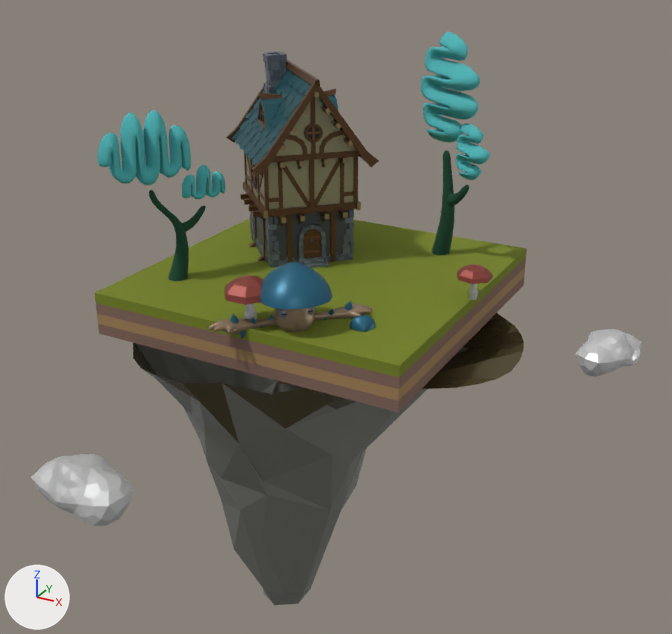
The glTF model apps/web/public/models/isla/isla.gltf as it was, and as the next commit left it.
The view is the same before and after, from a 50 mm lens placed at (4.1, -7.21, 3.14), pointed at (0.26, -0.23, -0.35). Every picture has the same lights, and +X, +Y and +Z are marked at lower left. The older version comes first. Where no turn or scale is listed for an object, it has been applied to the vertices.

In view in the first picture: 'Block_Grass', 'Cloud1', 'Cloud1.001', 'House_1', 'Mountain_Single', 'Mushroom', 'Mushroom.001', 'Mushroom.002', 'MushroomKing', 'Tree_Floating_2', 'Tree_Floating_3'.
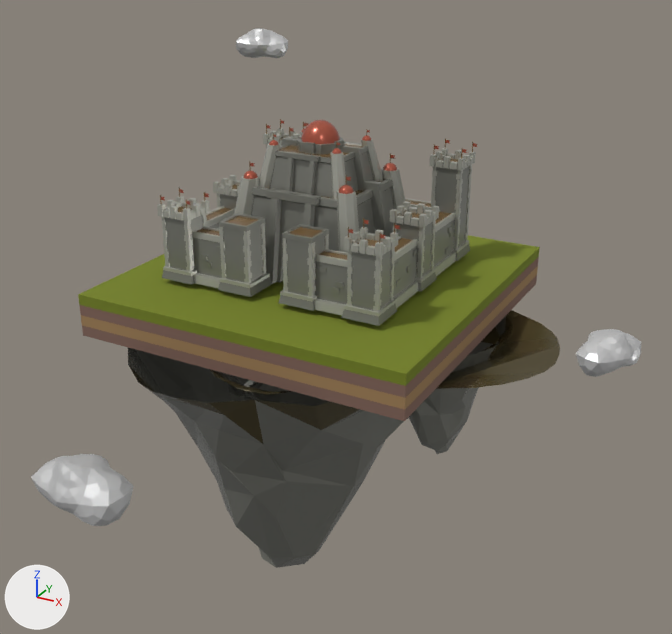
Not drawn themselves, but carrying or shaping drawn objects: ob_top_0, ob_under_1, ob_rootnode_001, ob_7hyr2s9jvi_center, ob_rootnode_002, ob_rootnode_004, ob_rootnode_005, ob_rootnode_006.

What differs and where, as boxes (x1, y1, x2, y2) in the pictures (672 x 634 px):
'Block_Grass', surface changed, rescaled: before (95, 218, 527, 412); after (78, 235, 540, 421)
'Wonder_SecondAge_Level3', added: after (157, 119, 478, 326)
'Mountain_Single', moved, turned, rescaled: before (133, 313, 524, 605); after (128, 310, 560, 568)
'House_1', deleted: before (226, 51, 379, 268)
'Tree_Floating_2', deleted: before (420, 32, 490, 255)
'Tree_Floating_3', deleted (cyan): before (97, 110, 225, 281)
'Mountain_Group_2', added: after (209, 315, 513, 454)
'Cloud1', moved: (31, 454, 134, 526) in both
'MushroomKing', deleted: before (209, 262, 372, 385)
'Cloud1.001', moved: (576, 329, 641, 377) in both
'Cloud1.002', added: after (236, 28, 288, 58)
'Mushroom.001', deleted: before (224, 275, 263, 319)
'Mushroom.002', deleted: before (457, 264, 493, 300)
'Mushroom', deleted: before (350, 303, 375, 332)

The change, as a diff of the scene's bpy script:
```diff
--- a/apps/web/public/models/isla/isla.gltf.py
+++ b/apps/web/public/models/isla/isla.gltf.py
@@ img_atlas_0 @@
-img_atlas_0 = load_image('atlas-0', 'baseColor_1.png', 32, 32, 'sRGB')
+img_atlas_0 = load_image('atlas-0', 'baseColor.png', 32, 32, 'sRGB')
@@ mat_wood @@
 mat_wood = principled_material('Wood')
-mat_wood.base_color = (0.122, 0.0548, 0.0193)  # brown #624226
+mat_wood.base_color = (0.246, 0.144, 0.0538)  # brown #886a42
 mat_wood.metallic = 0.4
-mat_wood.roughness = 0.415
+mat_wood.roughness = 0.272
@@ mat_stone_light @@
 mat_stone_light = principled_material('Stone_Light')
-mat_stone_light.base_color = (0.177, 0.211, 0.231)  # grey #757f84
+mat_stone_light.base_color = (0.454, 0.458, 0.399)  # grey #b4b4a9
 mat_stone_light.metallic = 0.4
-mat_stone_light.roughness = 0.415
+mat_stone_light.roughness = 0.272
@@ ob_top_0 @@
 ob_top_0.location = (0.0, 0.0, -0.4)
-ob_top_0.scale = (1.5, 1.5, 0.2)
+ob_top_0.scale = (1.6, 1.6, 0.2)
@@ ob_under_1 @@
 ob_under_1.parent = ob_island
-ob_under_1.location = (0.1, 0.0, -0.38)
-ob_under_1.rotation_euler = (3.142, 0.0, 0.349)  # degrees (180, 0, 20)
-ob_under_1.scale = (2.4, 3.0, 2.6)
+ob_under_1.location = (0.0, 0.0, -0.38)
+ob_under_1.rotation_euler = (3.142, 0.0, 0.0)  # degrees (180, 0, 0)
+ob_under_1.scale = (1.0, 1.4, 1.0)
@@ ob_7hyr2s9jvi_center @@
 ob_7hyr2s9jvi_center = bpy.data.objects.new('7HYR2s9JVi-center', None)
-ob_7hyr2s9jvi_center.parent = ob_under_1
+ob_7hyr2s9jvi_center.parent = ob_under_2
 ob_7hyr2s9jvi_center.location = (0.207, 0.0218, 0.0383)
@@ ob_rootnode_001 @@
 ob_rootnode_001 = bpy.data.objects.new('RootNode.001', None)
-ob_rootnode_001.parent = ob_7hyr2s9jvi_center
+ob_rootnode_001.parent = ob_a52gseeq8x_center
 ob_rootnode_001.location = (0.0, 0.0, 0.0)
@@ ob_mountain_single @@
 ob_mountain_single = bpy.data.objects.new('Mountain_Single', me_mountain_single)
-ob_mountain_single.parent = ob_rootnode_001
+ob_mountain_single.parent = ob_rootnode_002
 ob_mountain_single.location = (0.0, 0.0, 0.0)
@@ ob_rootnode_002 @@
 ob_rootnode_002 = bpy.data.objects.new('RootNode.002', None)
-ob_rootnode_002.parent = ob_bh2xhwunmf_center
+ob_rootnode_002.parent = ob_7hyr2s9jvi_center
 ob_rootnode_002.location = (0.0, 0.0, 0.0)
@@ ob_house_1 @@
-ob_house_1 = bpy.data.objects.new('House_1', me_house_1)
@@ ob_tree_floating_2 @@
-ob_tree_floating_2 = bpy.data.objects.new('Tree_Floating_2', me_tree_floating_2)
@@ ob_rootnode_004 @@
 ob_rootnode_004 = bpy.data.objects.new('RootNode.004', None)
-ob_rootnode_004.parent = ob_tj2fepl8eu_center
+ob_rootnode_004.parent = ob_kdfnovn1gf_center
 ob_rootnode_004.location = (0.0, 0.0, 0.0)
@@ ob_tree_floating_3 @@
-ob_tree_floating_3 = bpy.data.objects.new('Tree_Floating_3', me_tree_floating_3)
@@ ob_rootnode_005 @@
 ob_rootnode_005 = bpy.data.objects.new('RootNode.005', None)
-ob_rootnode_005.parent = ob_fybehz28nn_center
+ob_rootnode_005.parent = ob_kdfnovn1gf_center_001
 ob_rootnode_005.location = (0.0, 0.0, 0.0)
@@ ob_rootnode_006 @@
 ob_rootnode_006 = bpy.data.objects.new('RootNode.006', None)
-ob_rootnode_006.parent = ob_grnftziu8u_center
+ob_rootnode_006.parent = ob_kdfnovn1gf_center_002
 ob_rootnode_006.location = (0.0, 0.0, 0.0)
@@ ob_mushroomking @@
-ob_mushroomking = bpy.data.objects.new('MushroomKing', me_mushroomking)
@@ ob_mushroom @@
-ob_mushroom = bpy.data.objects.new('Mushroom', me_mushroom)
@@ ob_mushroom_001 @@
-ob_mushroom_001 = bpy.data.objects.new('Mushroom.001', me_mushroom_001)
@@ ob_mushroom_002 @@
-ob_mushroom_002 = bpy.data.objects.new('Mushroom.002', me_mushroom_001)
@@ ob_cloud1 @@
 ob_cloud1 = bpy.data.objects.new('Cloud1', me_cloud1)
-ob_cloud1.parent = ob_rootnode_009
+ob_cloud1.parent = ob_rootnode_004
 ob_cloud1.location = (0.0, 0.0, 0.0)
@@ ob_cloud1_001 @@
 ob_cloud1_001 = bpy.data.objects.new('Cloud1.001', me_cloud1)
-ob_cloud1_001.parent = ob_rootnode_010
+ob_cloud1_001.parent = ob_rootnode_005
 ob_cloud1_001.location = (0.0, 0.0, 0.0)
@@ ob_kdfnovn1gf_center_002 @@
+ob_kdfnovn1gf_center_002 = bpy.data.objects.new('KdFNOVn1Gf-center.002', None)
+ob_kdfnovn1gf_center_002.parent = ob_cloud_6
+ob_kdfnovn1gf_center_002.location = (0.0129, 0.00315, 0.828)
@@ ob_cloud_6 @@
+ob_cloud_6 = bpy.data.objects.new('cloud-6', None)
+ob_cloud_6.parent = ob_island
+ob_cloud_6.location = (-1.8, 1.8, 1.6)
+ob_cloud_6.rotation_euler = (0.0, 0.0, 0.349)  # degrees (0, 0, 20)
+ob_cloud_6.scale = (0.2, 0.2, 0.2)
@@ ob_under_2 @@
+ob_under_2 = bpy.data.objects.new('under-2', None)
+ob_under_2.parent = ob_island
+ob_under_2.location = (0.3, -0.2, -0.38)
+ob_under_2.rotation_euler = (3.142, 0.0, 0.524)  # degrees (180, 0, 30)
+ob_under_2.scale = (2.6, 2.8, 2.0)
@@ ob_a52gseeq8x_center @@
+ob_a52gseeq8x_center = bpy.data.objects.new('a52gSEEq8X-center', None)
+ob_a52gseeq8x_center.parent = ob_under_1
+ob_a52gseeq8x_center.location = (0.0808, 0.401, 0.0383)
@@ ob_cloud1_002 @@
+ob_cloud1_002 = bpy.data.objects.new('Cloud1.002', me_cloud1)
+ob_cloud1_002.parent = ob_rootnode_006
+ob_cloud1_002.location = (0.0, 0.0, 0.0)
+ob_cloud1_002.rotation_euler = (-1.571, 0.0, 0.0)  # degrees (-90, 0, 0)
+ob_cloud1_002.scale = (100.0, 100.0, 100.0)
@@ ob_wonder_secondage_level3 @@
+ob_wonder_secondage_level3 = bpy.data.objects.new('Wonder_SecondAge_Level3', me_wonder_secondage_level3)  # 6311 vertices, 9678 faces; spans x -1.1..1.13, y -1.01..1.04, z -0.05..1.37; in mat_stone (grey #878880), mat_stone_light (grey #b4b4a9), mat_wood (brown #886a42), mat_main (red #b15945)
+ob_wonder_secondage_level3.location = (-0.01, -0.02, 0.05)
@@ ob_mountain_group_2 @@
+ob_mountain_group_2 = bpy.data.objects.new('Mountain_Group_2', me_mountain_group_2)  # 401 vertices, 717 faces; spans x -1.87..1.71, y -1.16..2.29, z -2.41..0.04; in mat_stone (grey #878880), mat_snow (grey #b0b1a6), mat_dirt (brown #574d2f)
+ob_mountain_group_2.location = (0.08, -0.56, -0.42)
```
